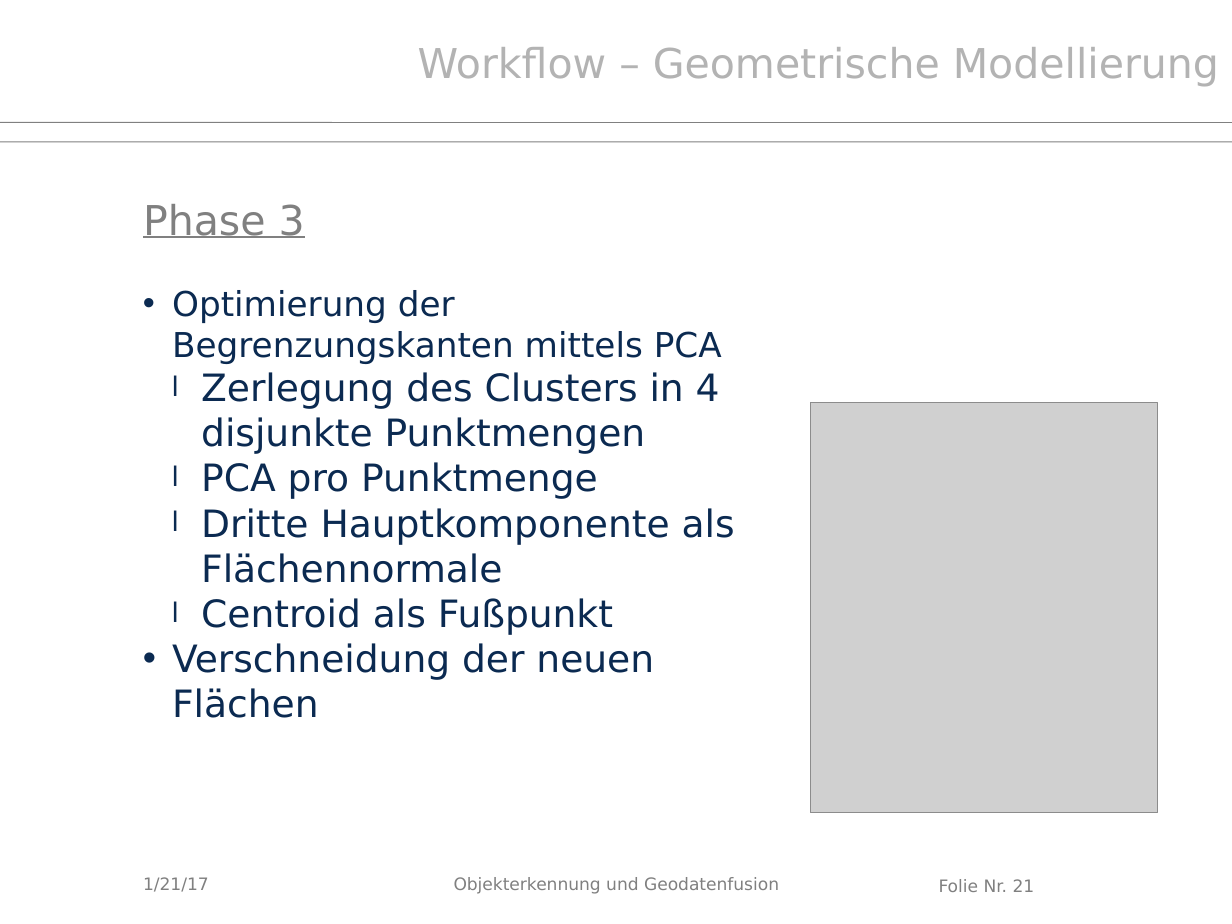
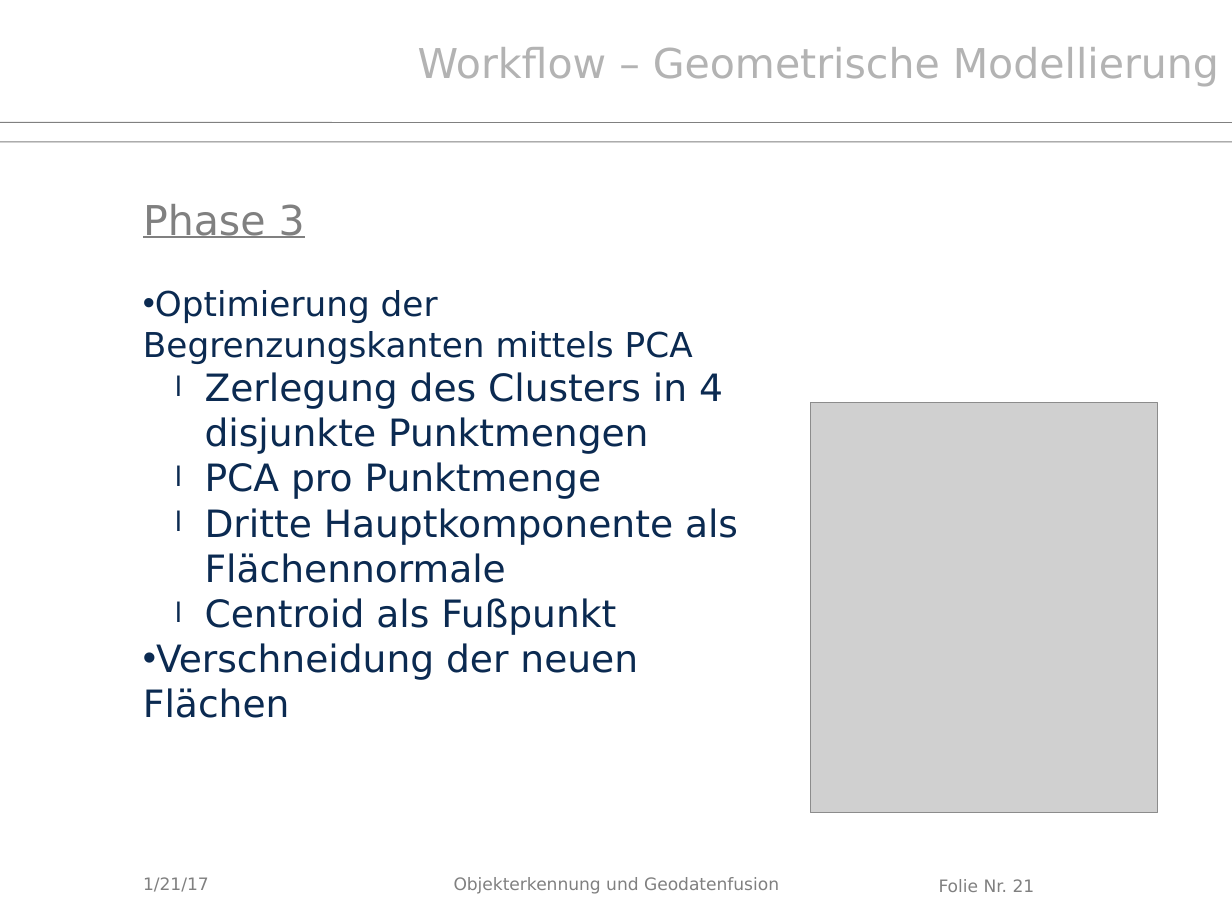
Before and after one commit to Kalmar131/PCL_Dachstuhl2016, a slide deck: slide 21 of Abschlusspräsentation.pptx. Drawn at 1232x924 pixels with LibreOffice and Linux fonts; fonts in the diff are those of the drawing; grey boxes stand for pictures; background and template pictures are left out. Boxes give left, top, right and bottom in pixels: in the first picture for what was removed or moved away, otherwise in the second. Text is boxed around its words. In the diff, an @@ line names an element or a change of style, - is before the commit and + after.

```diff
--- a/Abschlusspräsentation.pptx
+++ b/Abschlusspräsentation.pptx
@@ text at (x1=205, y1=372, x2=738, y2=635): indent changed @@
```
Also in this commit, not shown: 12 other slides changed, 2 other files.
